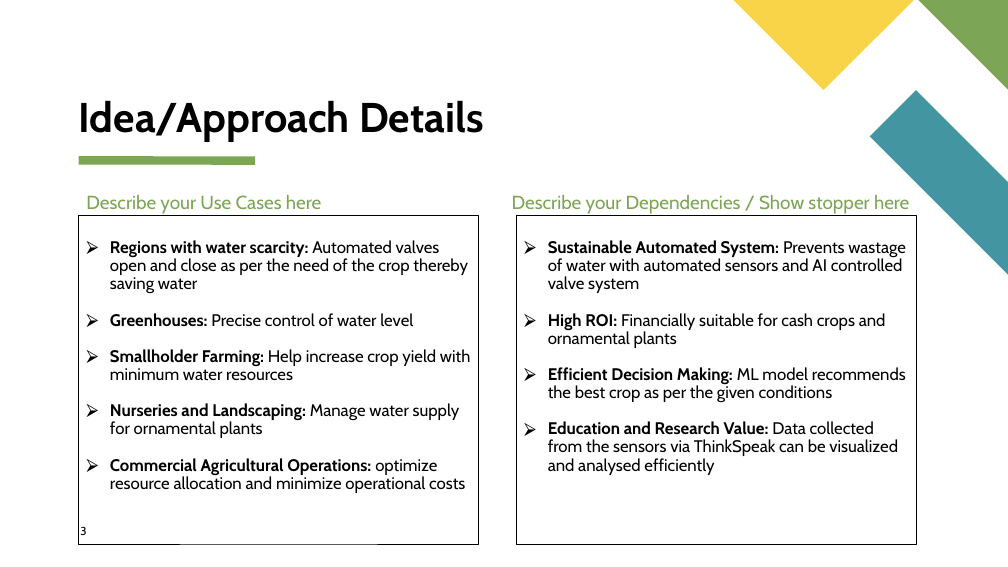
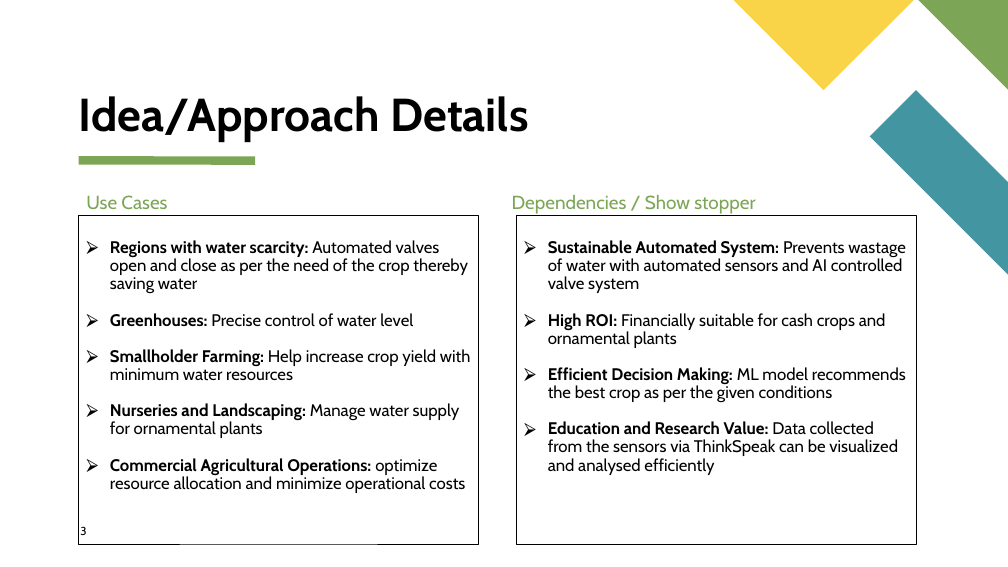
Before and after one commit to shambhavi12345/HydroLogic, a slide deck: slide 3 of Idea-Presentation-Format-SIH2023-College.pptx. Drawn at 1008x567 pixels with LibreOffice and Linux fonts; fonts in the diff are those of the drawing. Boxes give left, top, right and bottom in pixels: in the first picture for what was removed or moved away, otherwise in the second. Text is boxed around its words. In the diff, an @@ line names an element or a change of style, - is before the commit and + after.

```diff
--- a/Idea-Presentation-Format-SIH2023-College.pptx
+++ b/Idea-Presentation-Format-SIH2023-College.pptx
@@ title "Idea/Approach Details" at [79,96,528,142]: size 39.6 to 44 pt @@
@@ text at [86,195,167,209]: text changed @@
-Describe your Use Cases here
+Use Cases
@@ text at [512,195,755,214]: text changed @@
-Describe your Dependencies / Show stopper here
+Dependencies / Show stopper
```
Also in this commit, not shown: 1 other slide changed, 1 slide added, 2 slides removed.
